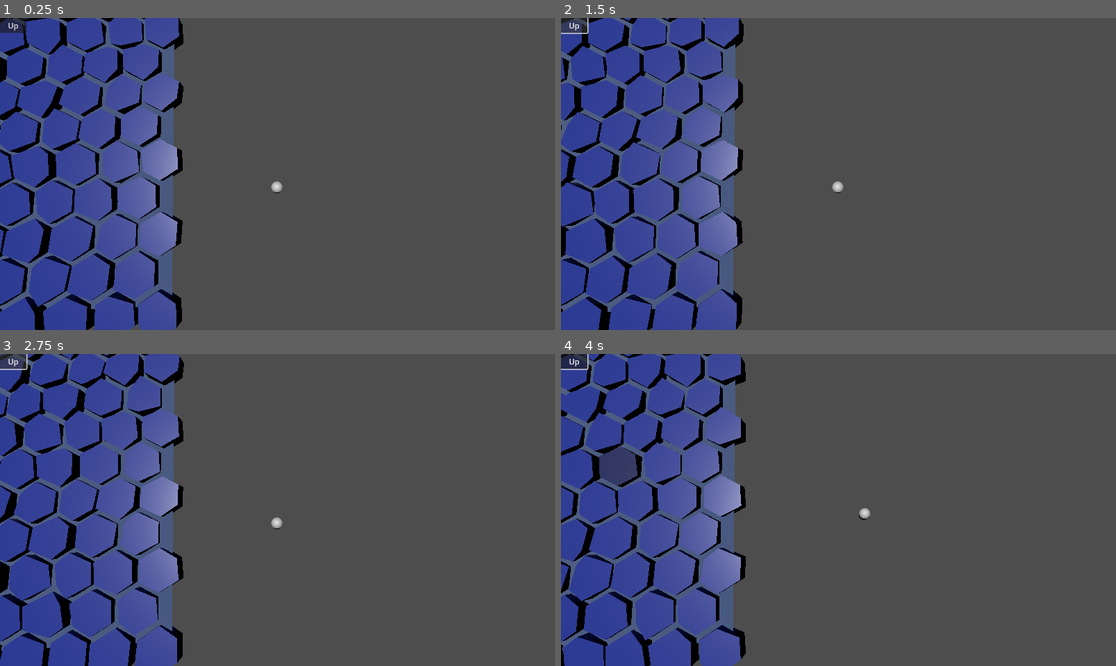
Above: before the commit, frames 1-4 (two rows, left to right).
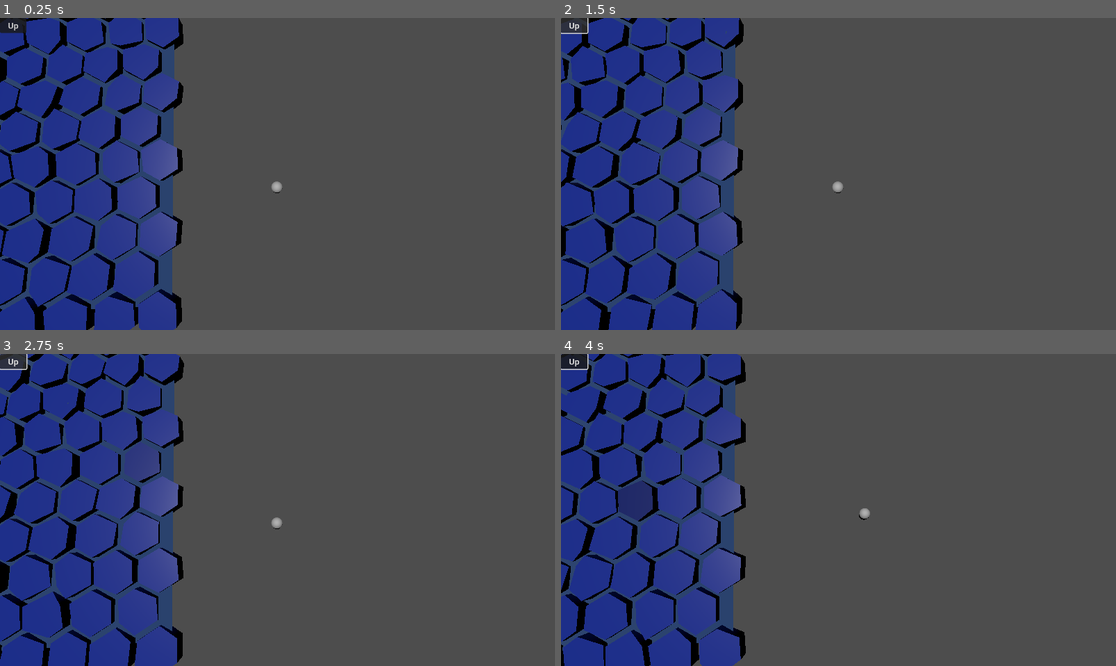
Above: after the commit, the same moments.

Repository: BinRoot/ludum-dare-58
Game: Godot game, scene res://Scenes/world.tscn
Two runs of this game, one before a commit and one after it. Both use one fixed random seed, a clock stepped at 60 frames per second and the inputs below.
Inputs (mouse positions are in pixels of both pictures, inside the frame that each line leads up to):
- Up to frame 1 (0.25 s): no input
- Up to frame 2 (1.5 s): click "Up" at 0.5 s; click "Up" at 1.25 s
- Up to frame 3 (2.75 s): click "Up" at 2 s
- Up to frame 4 (4 s): move the mouse to (960, 494) at 2.77 s; click (960, 494) at 2.92 s; move the mouse to (727, 525) at 3.52 s; click (727, 525) at 3.67 s

The runs differ from the first frame. In frame 1, 12% of the frame differs, in the area x 0-51%, y 0-100%; in frame 2, 12%; in frame 3, 12%; in frame 4, 14%, in the area x 0-56%, y 0-99%.

Commit message:
trying multiple fish

Diff:
--- a/Scenes/fish.gd
+++ b/Scenes/fish.gd
@@ -82,6 +82,15 @@
 var is_moving: bool = false
 var arrival_distance: float = 0.5
 
+# Surface behavior state
+var is_surfacing: bool = false
+var surface_timer: float = 0.0
+var next_surface_time: float = 0.0
+@export var surface_interval_min: float = 1.0  # Minimum time between surfaces
+@export var surface_interval_max: float = 5.0  # Maximum time between surfaces
+@export var surface_duration: float = 0.5  # How long the fish stays visible at surface
+@export var surface_look_angle: float = 25.0  # Degrees to look up when surfacing
+
 var _mesh_instance: MeshInstance3D
 var _debug_mesh_instance: MeshInstance3D
 var _shader_material: ShaderMaterial
@@ -98,6 +107,10 @@
 	render_graph()
 	# Start moving once the fish is ready
 	_pick_new_destination()
+	# Schedule first surface appearance
+	next_surface_time = randf_range(surface_interval_min, surface_interval_max)
+	# Start hidden (underwater)
+	visible = false
 
 # Calculate scale factor based on graph complexity
 func _calculate_complexity_scale() -> float:
@@ -119,8 +132,11 @@
 	return clamp(scale_factor, min_scale, max_scale)
 
 func _process(delta: float) -> void:
+	# Handle surface behavior
+	_handle_surface_behavior(delta)
+
 	# Handle movement
-	if is_moving:
+	if is_moving and not is_surfacing:
 		_move_toward_target(delta)
 
 	# Update eye positions to match the wiggle animation
@@ -128,7 +144,7 @@
 		_update_wiggling_eyes()
 
 		# Make eyes look at the destination while moving
-		if is_moving:
+		if is_moving and not is_surfacing:
 			_make_eyes_look_at_target()
 
 func render_graph() -> void:
@@ -1090,3 +1106,45 @@
 func _on_button_pressed() -> void:
 	graph = mutate_graph.mutate(graph)[0]
 	render_graph()
+
+# ======================
+# Surface Behavior
+# ======================
+
+# Handle the fish surfacing behavior
+func _handle_surface_behavior(delta: float) -> void:
+	surface_timer += delta
+
+	if is_surfacing:
+		# Fish is currently at the surface
+		if surface_timer >= surface_duration:
+			_submerge()
+	else:
+		# Fish is underwater, check if it's time to surface
+		if surface_timer >= next_surface_time:
+			_surface()
+
+# Make the fish surface (become visible and look up)
+func _surface() -> void:
+	is_surfacing = true
+	visible = true
+	surface_timer = 0.0
+
+	# Apply upward rotation to look up slightly
+	var current_basis: Basis = global_transform.basis
+	var look_up_rotation: Basis = Basis(Vector3.FORWARD, deg_to_rad(-surface_look_angle))
+	global_transform.basis = current_basis * look_up_rotation
+
+# Make the fish submerge (become hidden and return to normal orientation)
+func _submerge() -> void:
+	is_surfacing = false
+	visible = false
+	surface_timer = 0.0
+
+	# Schedule next surface time
+	next_surface_time = randf_range(surface_interval_min, surface_interval_max)
+
+	# Return to normal orientation (remove the upward tilt)
+	var current_basis: Basis = global_transform.basis
+	var look_down_rotation: Basis = Basis(Vector3.FORWARD, deg_to_rad(surface_look_angle))
+	global_transform.basis = current_basis * look_down_rotation
--- a/Scenes/world.tscn
+++ b/Scenes/world.tscn
@@ -5,14 +5,14 @@
 [ext_resource type="PackedScene" uid="uid://fmoiqtua5rsi" path="res://Scenes/fish.tscn" id="3_5a7ea"]
 
 [sub_resource type="BoxShape3D" id="BoxShape3D_5a7ea"]
-size = Vector3(30, 1, 30)
+size = Vector3(20, 1, 30)
 
 [sub_resource type="StandardMaterial3D" id="StandardMaterial3D_5a7ea"]
 albedo_color = Color(0.049582362, 0.18022257, 0.35306874, 1)
 
 [sub_resource type="PlaneMesh" id="PlaneMesh_5a7ea"]
 material = SubResource("StandardMaterial3D_5a7ea")
-size = Vector2(30, 30)
+size = Vector2(20, 30)
 
 [node name="World" type="Node3D"]
 script = ExtResource("1_5a7ea")
@@ -25,20 +25,23 @@
 
 [node name="DirectionalLight3D" type="DirectionalLight3D" parent="."]
 transform = Transform3D(-0.6242157, 0.77810675, -0.070034094, 0.028063513, 0.11191788, 0.99332124, 0.7807478, 0.61808133, -0.09169731, 11.046999, 14.151663, 6.8496704)
-light_energy = 1.466
-light_specular = 3.913
+light_energy = 1.311
+light_specular = 1.428
 
 [node name="Fish" parent="." node_paths=PackedStringArray("bounds_shape") instance=ExtResource("3_5a7ea")]
-transform = Transform3D(1, 0, 0, 0, 1, 0, 0, 0, 1, 0, -3.2229042, 0)
+transform = Transform3D(1, 0, 0, 0, 1, 0, 0, 0, 1, 0, -0.539093, 0)
 visible = false
 bounds_shape = NodePath("../Pond/CollisionShape3D")
 
 [node name="Pond" type="Area3D" parent="."]
 
 [node name="CollisionShape3D" type="CollisionShape3D" parent="Pond"]
-transform = Transform3D(1, 0, 0, 0, 1, 0, 0, 0, 1, -25, 0, -5)
+transform = Transform3D(1, 0, 0, 0, 1, 0, 0, 0, 1, -20, 0, -5)
 shape = SubResource("BoxShape3D_5a7ea")
 
 [node name="MeshInstance3D" type="MeshInstance3D" parent="Pond/CollisionShape3D"]
 mesh = SubResource("PlaneMesh_5a7ea")
 skeleton = NodePath("../..")
+
+[node name="Fish2" parent="." node_paths=PackedStringArray("bounds_shape") instance=ExtResource("3_5a7ea")]
+bounds_shape = NodePath("../Pond/CollisionShape3D")
